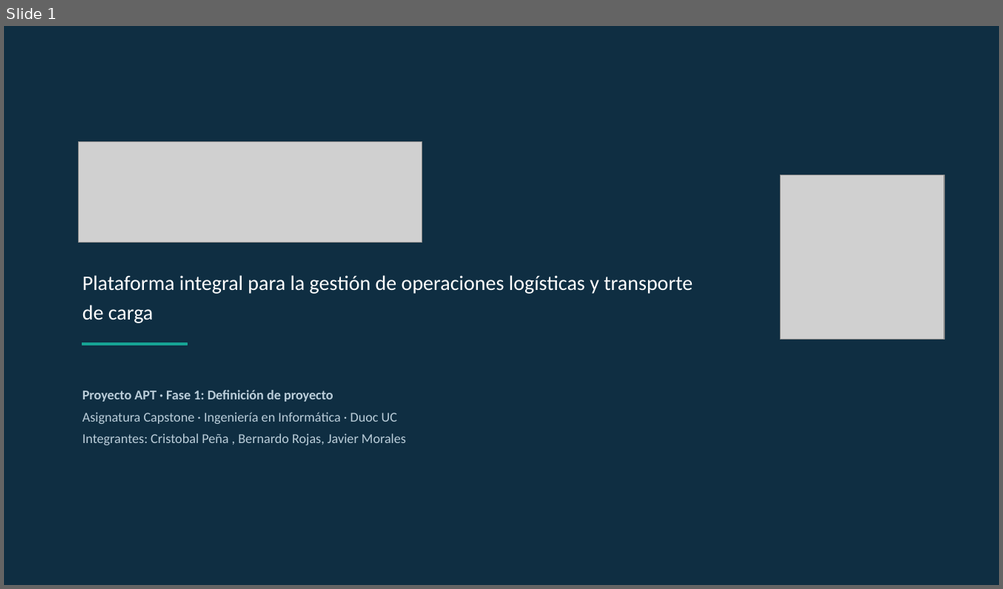
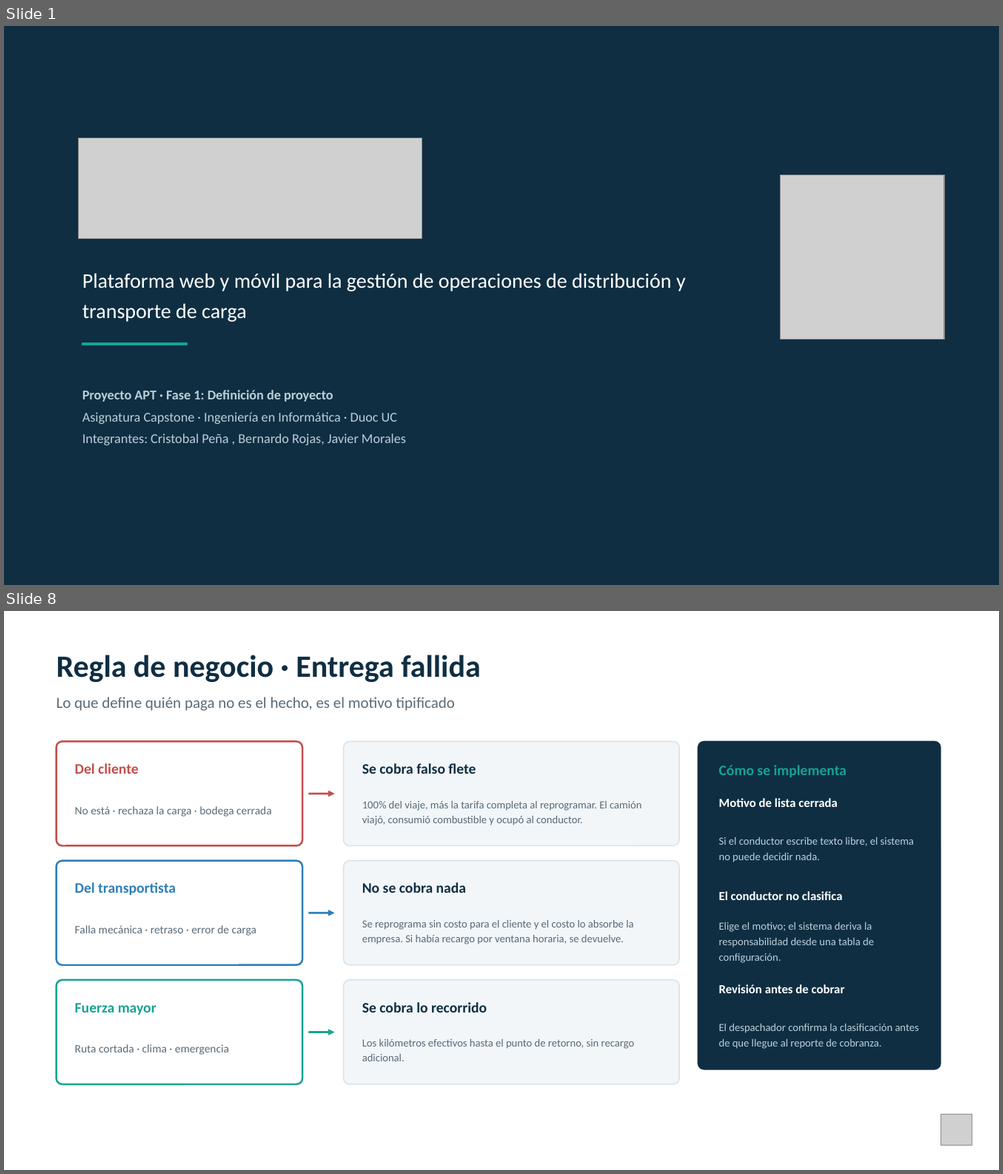
Before and after one commit to jmoralesduoc/Vialnex, a slide deck: Fase 1/Evidencia Grupales/vialNex_Presentacion_Proyecto_APT.pptx. Shown one above the other, each under a label of ours: slide 1 before the commit, slides 1 and 8 after it; the slides between them are not shown. The pictures are 1003x589 and 1003x1174 pixels, drawn with LibreOffice and Linux fonts; fonts in the diff are those of the drawing; grey boxes stand for pictures. Boxes give left, top, right and bottom in pixels: in the first picture for what was removed or moved away, otherwise in the second. Text is boxed around its words. In the diff, an @@ line names an element or a change of style, - is before the commit and + after.

```diff
--- a/Fase 1/Evidencia Grupales/vialNex_Presentacion_Proyecto_APT.pptx
+++ b/Fase 1/Evidencia Grupales/vialNex_Presentacion_Proyecto_APT.pptx
@@ slide 8 added at (4, 611, 999, 1170), background #FFFFFF @@
@@ text added at (57, 655, 480, 682), 30 pt, text #0F2E42, bold @@
+Regla de negocio · Entrega fallida
@@ text added at (57, 697, 454, 711), 15 pt, text #5A6B78 @@
+Lo que define quién paga no es el hecho, es el motivo tipificado
@@ rounded rectangle added at (57, 741, 302, 846), fill #FFFFFF, outline #C0504D 1.75 pt @@
@@ rounded rectangle added at (344, 741, 679, 846), fill #F2F6F9, outline #D8E2E9 1 pt @@
@@ rounded rectangle added at (698, 741, 940, 1070), fill #0F2E42, outline #0F2E42 1 pt @@
@@ text added at (75, 763, 138, 774), 14 pt, text #C0504D, bold @@
+Del cliente
@@ text added at (362, 763, 475, 774), 14 pt, text #0F2E42, bold @@
+Se cobra falso flete
@@ text added at (719, 765, 847, 777), 14 pt, text #16A394, bold @@
+Cómo se implementa
@@ text added at (75, 806, 271, 817), 11 pt, text #5A6B78 @@
+No está · rechaza la carga · bodega cerrada
@@ arrow added from (308, 794) to (335, 794), #C0504D 2 pt @@
@@ text added at (362, 801, 641, 826), 10.5 pt, text #5A6B78 @@
+100% del viaje, más la tarifa completa al reprogramar. El camión viajó, consumió combustible y ocupó al conductor.
@@ text added at (719, 798, 837, 807), 12 pt, text #FFFFFF, bold @@
+Motivo de lista cerrada
@@ text added at (719, 837, 913, 863), 10.5 pt, text #BBCEDA @@
+Si el conductor escribe texto libre, el sistema no puede decidir nada.
@@ rounded rectangle added at (57, 861, 302, 965), fill #FFFFFF, outline #2E7FB8 1.75 pt @@
@@ rounded rectangle added at (344, 861, 679, 965), fill #F2F6F9, outline #D8E2E9 1 pt @@
@@ text added at (75, 883, 176, 895), 14 pt, text #2E7FB8, bold @@
+Del transportista
@@ text added at (362, 883, 466, 893), 14 pt, text #0F2E42, bold @@
+No se cobra nada
@@ text added at (719, 891, 842, 900), 12 pt, text #FFFFFF, bold @@
+El conductor no clasifica
@@ arrow added from (308, 913) to (335, 913), #2E7FB8 2 pt @@
@@ text added at (362, 920, 633, 945), 10.5 pt, text #5A6B78 @@
+Se reprograma sin costo para el cliente y el costo lo absorbe la empresa. Si había recargo por ventana horaria, se devuelve.
@@ text added at (75, 925, 256, 936), 11 pt, text #5A6B78 @@
+Falla mecánica · retraso · error de carga
@@ text added at (719, 923, 874, 963), 10.5 pt, text #BBCEDA @@
+Elige el motivo; el sistema deriva la responsabilidad desde una tabla de configuración.
@@ rounded rectangle added at (57, 980, 302, 1085), fill #FFFFFF, outline #16A394 1.75 pt @@
@@ rounded rectangle added at (344, 980, 679, 1085), fill #F2F6F9, outline #D8E2E9 1 pt @@
@@ text added at (719, 985, 845, 994), 12 pt, text #FFFFFF, bold @@
+Revisión antes de cobrar
@@ text added at (75, 1003, 156, 1015), 14 pt, text #16A394, bold @@
+Fuerza mayor
@@ text added at (362, 1002, 486, 1013), 14 pt, text #0F2E42, bold @@
+Se cobra lo recorrido
@@ text added at (719, 1024, 919, 1049), 10.5 pt, text #BBCEDA @@
+El despachador confirma la clasificación antes de que llegue al reporte de cobranza.
@@ text added at (75, 1045, 229, 1055), 11 pt, text #5A6B78 @@
+Ruta cortada · clima · emergencia
@@ arrow added from (308, 1033) to (335, 1033), #16A394 2 pt @@
@@ text added at (362, 1039, 634, 1062), 10.5 pt, text #5A6B78 @@
+Los kilómetros efectivos hasta el punto de retorno, sin recargo adicional.
@@ picture added at (940, 1115, 972, 1146) @@
@@ slide 1 changed as well @@
@@ picture: place and size @@
-picture at (79, 141, 422, 242)
+picture at (79, 138, 422, 238)
@@ text at (82, 273, 686, 322): text changed @@
-Plataforma integral para la gestión de operaciones logísticas y transporte de carga
+Plataforma web y móvil para la gestión de operaciones de distribución y transporte de carga
```
Also in this commit, not shown: 9 other slides changed, 9 other slides added, 10 slides removed, 1 other file.
